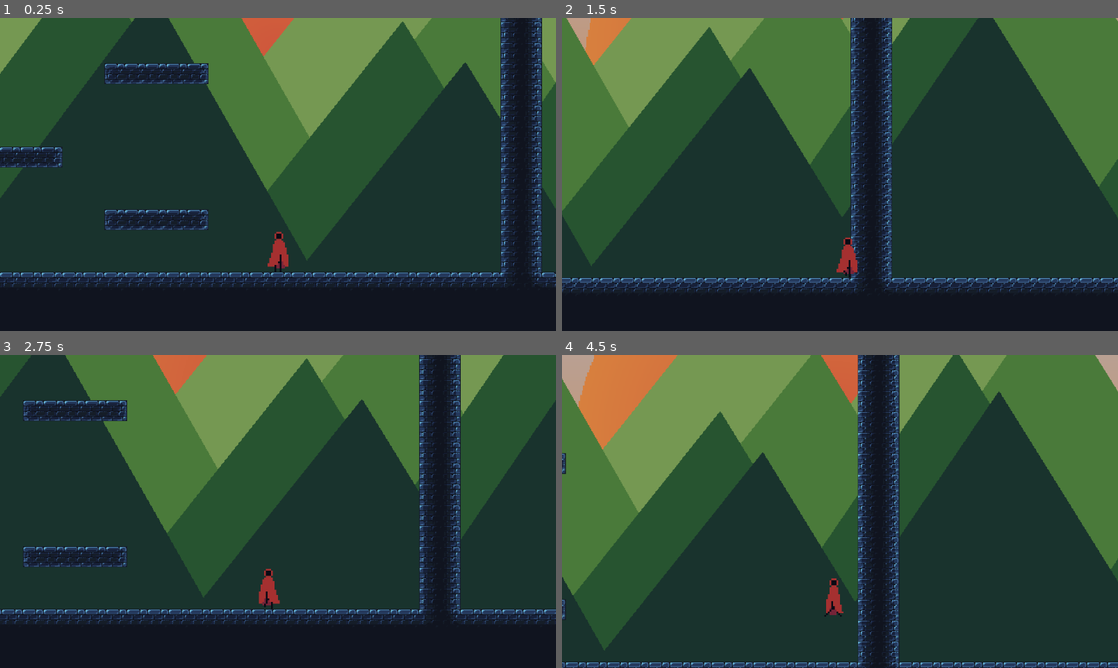
Above: before the commit, frames 1-4 (two rows, left to right).
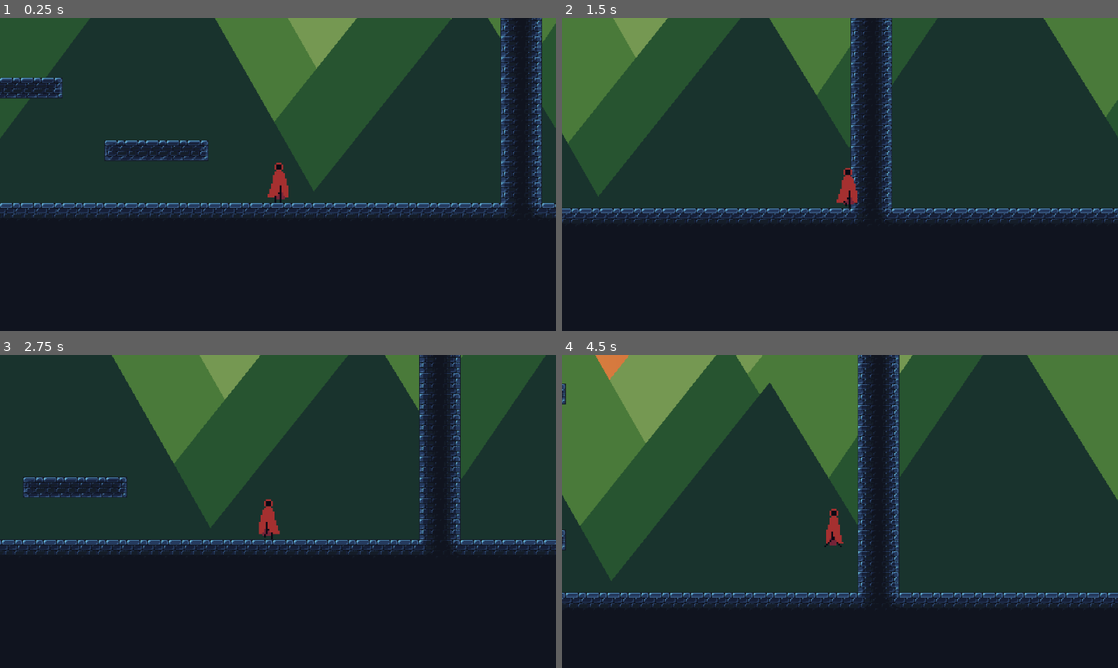
Above: after the commit, the same moments.

Repository: Cold-Change/HonorsThesisGames
Game: Godot game, scene res://platformer_level_1.tscn
The game is run twice, just before and just after one commit, with the same random seed, the same clock (stepped at 60 frames per second) and the same inputs.
Inputs:
- Up to frame 1 (0.25 s): no input
- Up to frame 2 (1.5 s): hold D (right) from 0.53 s (still down); tap Space (jump) at 0.77 s
- Up to frame 3 (2.75 s): tap Space (jump) at 1.52 s; release D (right) at 2.03 s; hold A (left) from 2.03 s (still down)
- Up to frame 4 (4.5 s): release A (left) at 2.78 s; hold D (right) 2.78-4.28 s; tap Space (jump) at 3.02, 3.77 s; hold A (left) from 4.28 s (still down)

The runs differ from the first frame. In frame 1, 47% of the frame differs, in the area x 0-100%, y 0-86%; in frame 2, 47%; in frame 3, 46%; in frame 4, 55%, in the area x 0-100%, y 0-100%.

Commit message:
Update: Platformer
Bug fixes and camera improvement

Diff:
--- a/Platformer/Player/player.tscn
+++ b/Platformer/Player/player.tscn
@@ -29,12 +29,6 @@
 wait_time = 0.5
 autostart = true
 
-[node name="Camera2D" type="Camera2D" parent="."]
-position = Vector2(0, -40)
-zoom = Vector2(2, 2)
-position_smoothing_enabled = true
-position_smoothing_speed = 20.0
-
 [node name="SpriteSheet" type="Sprite2D" parent="."]
 position = Vector2(1.19209e-07, 0)
 texture = ExtResource("2_88aye")
--- /dev/null
+++ b/Platformer/Player/player_camera.gd
@@ -0,0 +1,11 @@
+extends Camera2D
+
+@export var background_image : Sprite2D
+@export var player = CharacterBody2D
+
+func _physics_process(delta):
+	if player.position.y <= background_image.position.y - background_image.texture.get_height()/2 + ProjectSettings.get_setting("display/window/size/viewport_height")/zoom.y/2:
+		position.y = background_image.position.y - background_image.texture.get_height()/2 + ProjectSettings.get_setting("display/window/size/viewport_height")/zoom.y/2
+	else:
+		position.y = player.position.y
+	position.x = player.position.x
--- a/Platformer/parallax_item.gd
+++ b/Platformer/parallax_item.gd
@@ -26,11 +26,16 @@
 		duplicate_sprite_left.name = name + "L"
 		child_1 = duplicate_sprite_left
 		child_2 = duplicate_sprite_right
+		print(child_1.texture)
+		print(child_1.position.x)
+		print(child_1.name)
 
 func _physics_process(_delta):
-	if child_1 or item_type == "Static":
+	if child_1:
 		checkParallax()
 		applyParallax()
+	elif item_type == "Static":
+		applyStatic()
 
 func checkParallax():
 	if parallax_position[0] == 1:
@@ -50,10 +55,7 @@
 			shiftParallax("Left")
 
 func applyParallax():
-	if item_type != "Static":
-		position.x = init_position.x + position_shift + (Globals.player_init_position.x - Globals.player_position.x) * SPEEDS[item_type]
-	else:
-		position.x = Globals.player_position.x - texture.get_width()/2 + init_position.x
+	position.x = init_position.x + position_shift + (Globals.player_init_position.x - Globals.player_position.x) * SPEEDS[item_type]
 
 func shiftParallax(direction):
 	if direction == "Left":
@@ -82,3 +84,6 @@
 			position.x += texture.get_width()*3
 			position_shift += texture.get_width()*3
 			parallax_position = [2,1,0]
+
+func applyStatic():
+	position.x = Globals.player_position.x - texture.get_width()/2 + init_position.x
--- a/Platformer/platformer_level_1.tscn
+++ b/Platformer/platformer_level_1.tscn
@@ -1,7 +1,8 @@
-[gd_scene load_steps=17 format=3 uid="uid://cffit8yhc7jfe"]
+[gd_scene load_steps=18 format=3 uid="uid://cffit8yhc7jfe"]
 
 [ext_resource type="PackedScene" uid="uid://chm8u8pfkhifj" path="res://Player/player.tscn" id="1_6ysib"]
 [ext_resource type="PackedScene" uid="uid://ditxw72afqlkb" path="res://Tilemaps/dungeon_tilemap.tscn" id="1_l4l3t"]
+[ext_resource type="Script" path="res://Player/player_camera.gd" id="3_3lch2"]
 [ext_resource type="Texture2D" uid="uid://bw6oc46adxbis" path="res://Background Graphics/Sky.png" id="3_dyyi4"]
 [ext_resource type="Texture2D" uid="uid://cmmbbp26dknhs" path="res://Background Graphics/Sun.png" id="4_swgb1"]
 [ext_resource type="Script" path="res://parallax_item.gd" id="4_y8bwq"]
@@ -25,84 +26,92 @@
 [node name="Player" parent="." instance=ExtResource("1_6ysib")]
 position = Vector2(584, 680)
 
+[node name="Camera2D" type="Camera2D" parent="." node_paths=PackedStringArray("background_image", "player")]
+position = Vector2(584, 600)
+zoom = Vector2(2, 2)
+position_smoothing_enabled = true
+position_smoothing_speed = 20.0
+script = ExtResource("3_3lch2")
+background_image = NodePath("../ParallaxBackground/Sky")
+player = NodePath("../Player")
+
 [node name="ParallaxBackground" type="Node2D" parent="."]
 z_index = -1
-position = Vector2(504, -256)
 
 [node name="Sky" type="Sprite2D" parent="ParallaxBackground"]
-position = Vector2(136, 640)
+position = Vector2(640, 360)
 texture = ExtResource("3_dyyi4")
 script = ExtResource("4_y8bwq")
 item_type = "Static"
 
 [node name="Sun" type="Sprite2D" parent="ParallaxBackground"]
-position = Vector2(136, 640)
+position = Vector2(640, 360)
 texture = ExtResource("4_swgb1")
 script = ExtResource("4_y8bwq")
 item_type = "Static"
 
 [node name="Cloud7" type="Sprite2D" parent="ParallaxBackground"]
-position = Vector2(136, 640)
+position = Vector2(640, 360)
 texture = ExtResource("5_nep5n")
 script = ExtResource("4_y8bwq")
 item_type = "Slow1"
 
 [node name="Cloud6" type="Sprite2D" parent="ParallaxBackground"]
-position = Vector2(136, 640)
+position = Vector2(640, 360)
 texture = ExtResource("6_q2hoh")
 script = ExtResource("4_y8bwq")
 item_type = "Slow3"
 
 [node name="Cloud5" type="Sprite2D" parent="ParallaxBackground"]
-position = Vector2(136, 640)
+position = Vector2(640, 360)
 texture = ExtResource("7_nt64m")
 script = ExtResource("4_y8bwq")
 item_type = "Slow3"
 
 [node name="Cloud4" type="Sprite2D" parent="ParallaxBackground"]
-position = Vector2(136, 640)
+position = Vector2(640, 360)
 texture = ExtResource("8_uiw82")
 script = ExtResource("4_y8bwq")
 item_type = "Medium1"
 
 [node name="Cloud3" type="Sprite2D" parent="ParallaxBackground"]
-position = Vector2(136, 640)
+position = Vector2(640, 360)
 texture = ExtResource("9_lhpcx")
 script = ExtResource("4_y8bwq")
 item_type = "Medium1"
 
 [node name="Cloud2" type="Sprite2D" parent="ParallaxBackground"]
-position = Vector2(136, 640)
+position = Vector2(640, 360)
 texture = ExtResource("10_v06cn")
 script = ExtResource("4_y8bwq")
 item_type = "Medium2"
 
 [node name="Cloud1" type="Sprite2D" parent="ParallaxBackground"]
-position = Vector2(136, 640)
+position = Vector2(640, 360)
 texture = ExtResource("11_3xw0j")
 script = ExtResource("4_y8bwq")
 item_type = "Medium2"
 
 [node name="Mountains4" type="Sprite2D" parent="ParallaxBackground"]
-position = Vector2(88, 616)
+position = Vector2(600, 360)
 texture = ExtResource("12_3me78")
 script = ExtResource("4_y8bwq")
 item_type = "Medium3"
 
 [node name="Mountains3" type="Sprite2D" parent="ParallaxBackground"]
-position = Vector2(160, 616)
+position = Vector2(672, 360)
 texture = ExtResource("13_m4df4")
 script = ExtResource("4_y8bwq")
 item_type = "Fast1"
 
 [node name="Mountains2" type="Sprite2D" parent="ParallaxBackground"]
-position = Vector2(72, 616)
+position = Vector2(584, 360)
 texture = ExtResource("14_sry6h")
 script = ExtResource("4_y8bwq")
 item_type = "Fast2"
 
 [node name="Mountains1" type="Sprite2D" parent="ParallaxBackground"]
-position = Vector2(144, 616)
+position = Vector2(656, 360)
 texture = ExtResource("15_fybam")
 script = ExtResource("4_y8bwq")
 item_type = "Fast3"
